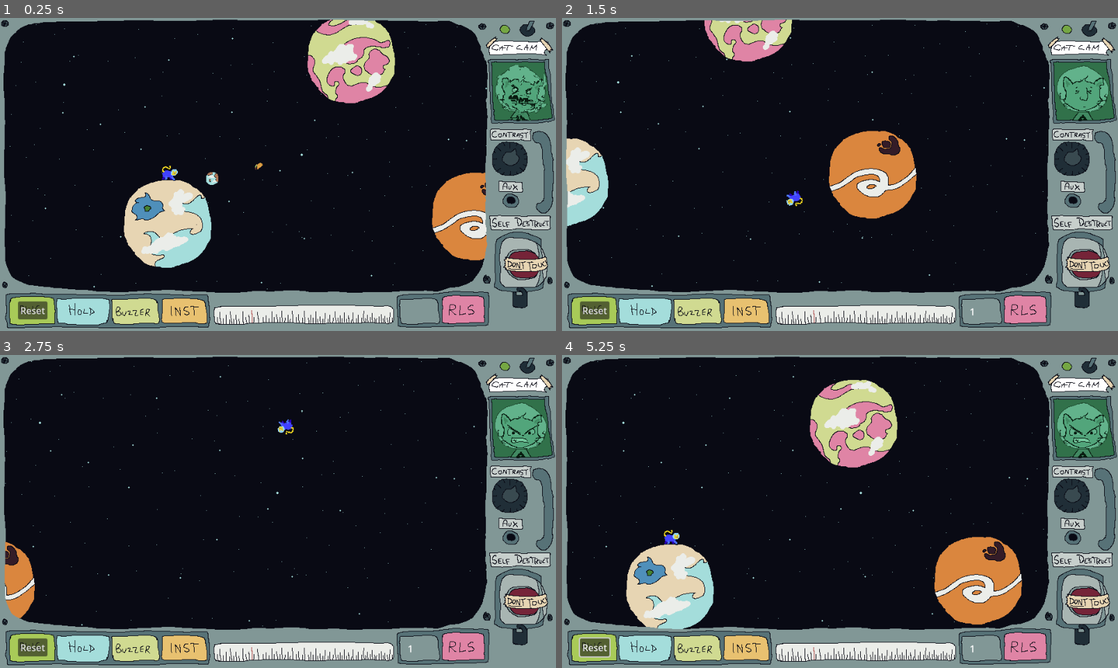
Above: before the commit, frames 1-4 (two rows, left to right).
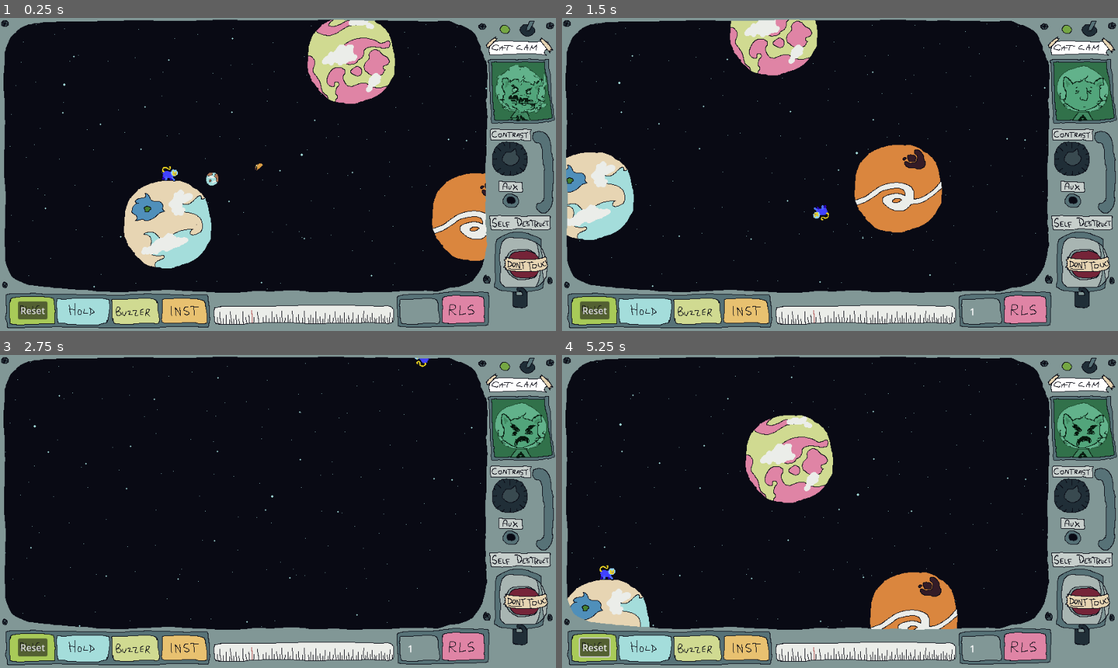
Above: after the commit, the same moments.

Repository: butlernc/space.cat.launcher
Game: Godot game, scene res://Scenes/main.tscn
Same seed, same stepped clock (60 frames per second), same inputs: the game is played once before the commit and once after it.
Inputs (mouse positions are in pixels of both pictures, inside the frame that each line leads up to):
- Up to frame 1 (0.25 s): no input
- Up to frame 2 (1.5 s): move the mouse to (962, 158) at 0.52 s; press the mouse at (962, 158) at 0.53 s; move the mouse to (728, 190) at 1.27 s; release the mouse at (728, 190) at 1.28 s; right-click (728, 190) at 1.35 s
- Up to frame 3 (2.75 s): move the mouse to (333, 442) at 2.02 s; press the mouse at (333, 442) at 2.03 s
- Up to frame 4 (5.25 s): move the mouse to (812, 574) at 2.77 s; release the mouse at (812, 574) at 2.78 s; right-click (812, 574) at 2.85 s; move the mouse to (1006, 558) at 3.52 s; press the mouse at (1006, 558) at 3.53 s; release the mouse at (1006, 558) at 4.25 s; click "Reset" at 4.25 s; move the mouse to (673, 464) at 5.02 s; right-click (673, 464) at 5.1 s

The runs differ from the first frame. In frame 1, 1.2% of the frame differs, in the area x 22-88%, y 0-80%; in frame 2, 9.4%; in frame 3, 1.5%; in frame 4, 17%, in the area x 1-97%, y 2-88%.

Commit message:
reduced camera shake

Diff:
--- a/Scenes/main.tscn
+++ b/Scenes/main.tscn
@@ -49,6 +49,12 @@
 position_smoothing_speed = 3.0
 rotation_smoothing_enabled = true
 rotation_smoothing_speed = 3.0
+drag_horizontal_enabled = true
+drag_vertical_enabled = true
+drag_left_margin = 0.1
+drag_top_margin = 0.1
+drag_right_margin = 0.1
+drag_bottom_margin = 0.1
 
 [node name="AimLines" type="Node2D" parent="."]
 script = ExtResource("10_lew55")
Not shown, added: export_presets.cfg
